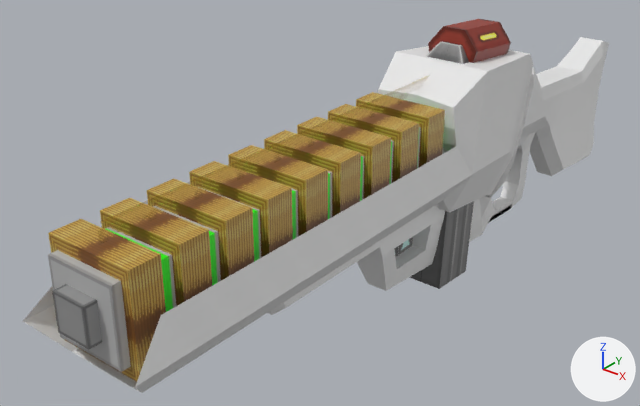
Renders of the FBX model CGDD4003-Group10/Assets/Models/FPSPacMan - Railgun.fbx from each side of a commit.
One viewpoint serves both versions: a 50 mm lens placed at (2.71, -5.1, 2.31), pointed at (-0.45, -1.14, -0.14). Arrows for +X, +Y and +Z are at lower right; the lights stay in place. Where no turn or scale is listed for an object, it has been applied to the vertices.

Objects in the first picture: 'Barrel', 'Battery', 'ChargeBarrel', 'Chasis', 'Coils', 'GripAttachment', 'Magazine', 'Prong2', 'ProtectiveShield', 'Stock'.
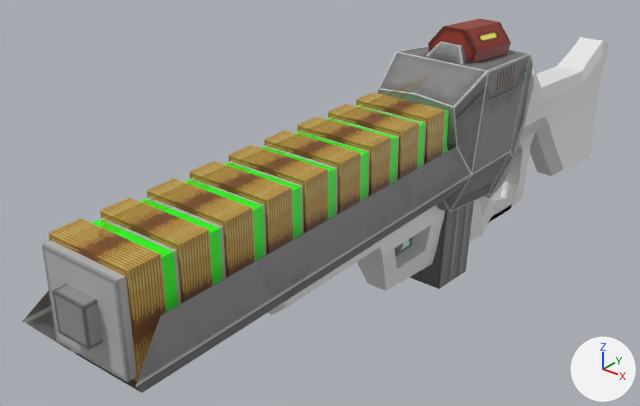
Patch to the scene script:
```diff
--- a/CGDD4003-Group10/Assets/Models/FPSPacMan - Railgun.fbx.py
+++ b/CGDD4003-Group10/Assets/Models/FPSPacMan - Railgun.fbx.py
@@ img_chasis_connector_protectiveshield_texture_png @@
+img_chasis_connector_protectiveshield_texture_png = load_image('Chasis,Connector,ProtectiveShield Texture.png', '../Textures/Railgun Textures/Chasis,Connector,ProtectiveShield Texture.png', 512, 512, 'sRGB')
@@ mat_chasis_protectiveshield_connector_mat @@
+mat_chasis_protectiveshield_connector_mat = principled_material('Chasis,ProtectiveShield,Connector Mat')
+mat_chasis_protectiveshield_connector_mat.texture = img_chasis_connector_protectiveshield_texture_png
@@ me_plane_004 @@
 me_plane_004.from_pydata(...)  # 35 vertices, 34 faces; spans x -0.374..0.374, y 0.477..1.681, z -0.245..0.771
+me_plane_004.materials.append(mat_chasis_protectiveshield_connector_mat)  # picture img_chasis_connector_protectiveshield_texture_png
@@ me_plane_008 @@
 me_plane_008.from_pydata(...)  # 14 vertices, 6 faces; spans x -0.37..0.37, y -2.06..0.57, z 0.0..0.37
+me_plane_008.materials.append(mat_chasis_protectiveshield_connector_mat)  # picture img_chasis_connector_protectiveshield_texture_png
@@ ob_chargebarrel @@
 ob_chargebarrel.location = (0.0, -0.858, 0.295)
-ob_chargebarrel.scale = (0.204, 0.142, 0.206)
+ob_chargebarrel.scale = (0.238, 0.142, 0.241)
```

Boxes (x1, y1, x2, y2) around the edits, measured in the pictures (640 x 406 px):
'ProtectiveShield', recoloured
    both: (23, 146, 472, 393)
'ChargeBarrel', rescaled (15% taller)
    before: (48, 127, 444, 372)
    after: (42, 100, 449, 382)
'Chasis', recoloured (white to grey)
    both: (378, 46, 533, 212)
